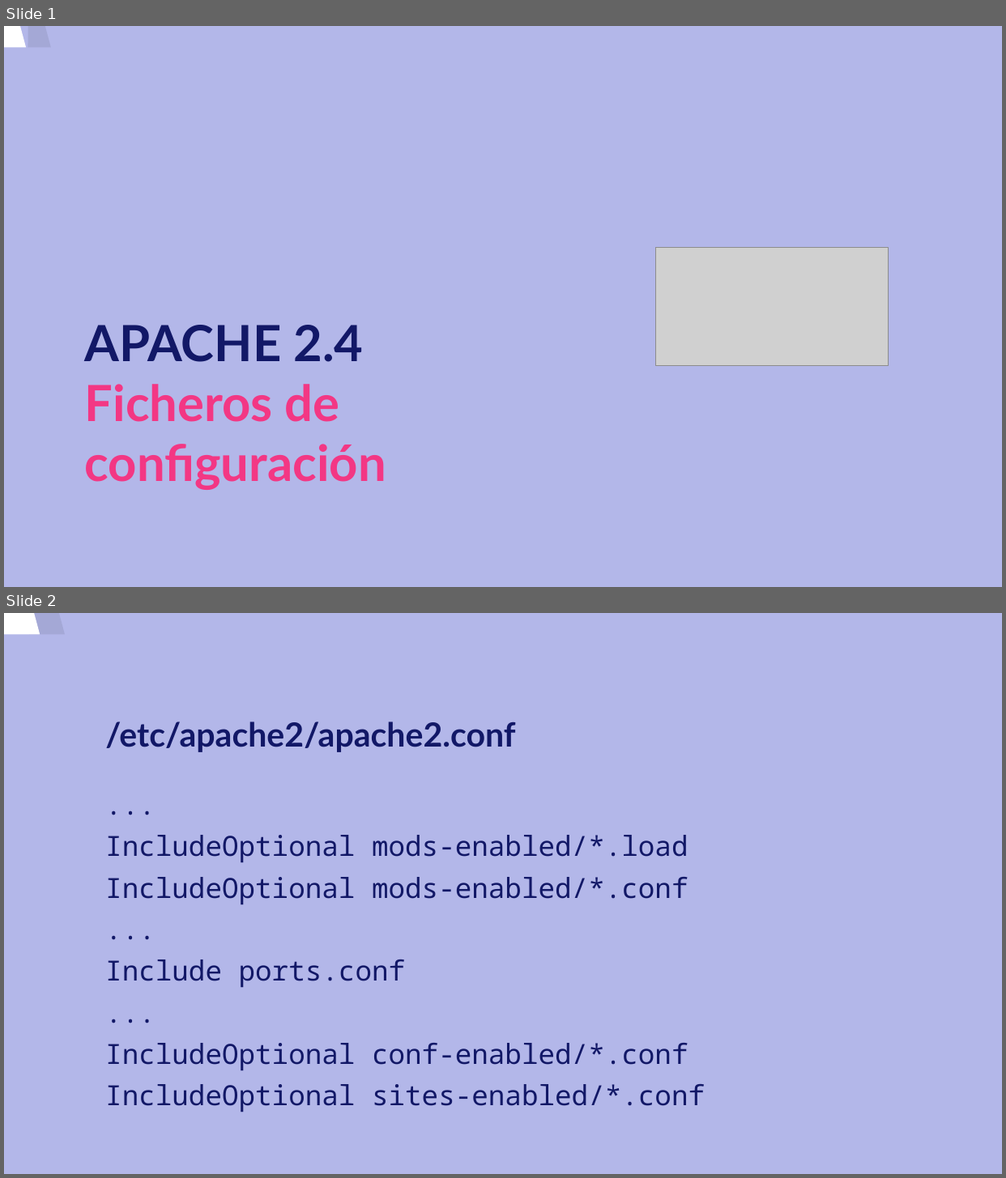
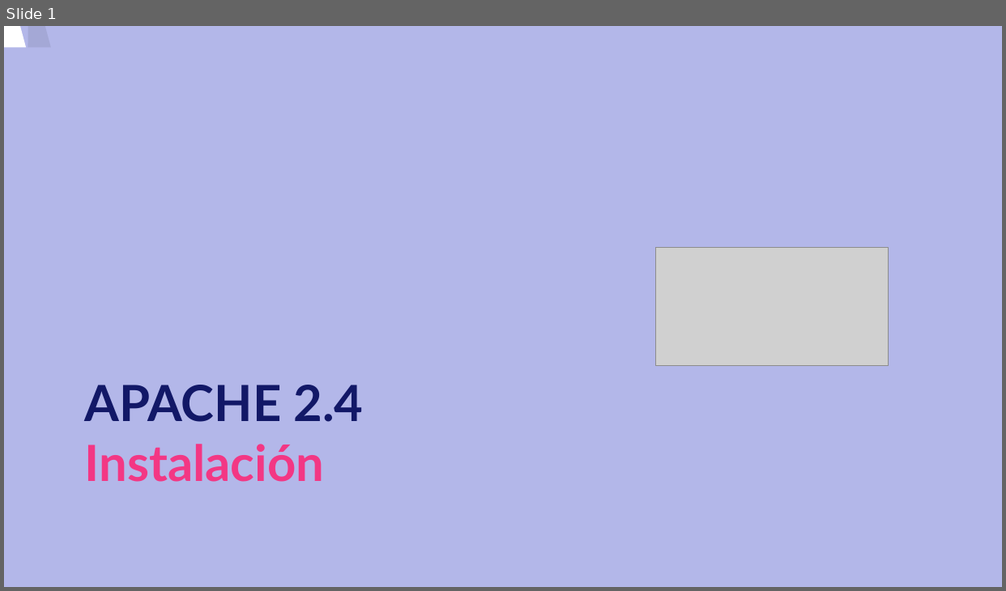
Before and after one commit to carloskuce/SRI, a slide deck: curso/u3/u3.odp. Shown one above the other, each under a label of ours: slides 1 and 2 before the commit, slide 1 after it. The pictures are 1006x1178 and 1006x591 pixels, drawn with LibreOffice and Linux fonts; fonts in the diff are those of the drawing; grey boxes stand for pictures. Boxes give left, top, right and bottom in pixels: in the first picture for what was removed or moved away, otherwise in the second. Text is boxed around its words. In the diff, an @@ line names an element or a change of style, - is before the commit and + after.

```diff
--- a/curso/u3/u3.odp
+++ b/curso/u3/u3.odp
@@ slide 2 removed at (4,613,1002,1174), background #B3B7E9 @@
@@ freeform shape removed at (4,613,902,1174) @@
@@ freeform shape removed at (29,613,927,1174) @@
@@ title removed at (105,722,515,752) @@
-/etc/apache2/apache2.conf
@@ text removed at (105,835,705,1112) @@
-...
-IncludeOptional mods-enabled/*.load
-IncludeOptional mods-enabled/*.conf
-...
-Include ports.conf
-...
-IncludeOptional conf-enabled/*.conf
-IncludeOptional sites-enabled/*.conf
@@ slide 1 changed as well @@
@@ title at (85,385,363,482): text changed @@
-APACHE 2.4
-Ficheros de configuración
+APACHE 2.4
+Instalación
```
Also in this commit, not shown: 3 slides added, 3 other slides removed, 1 other file.
